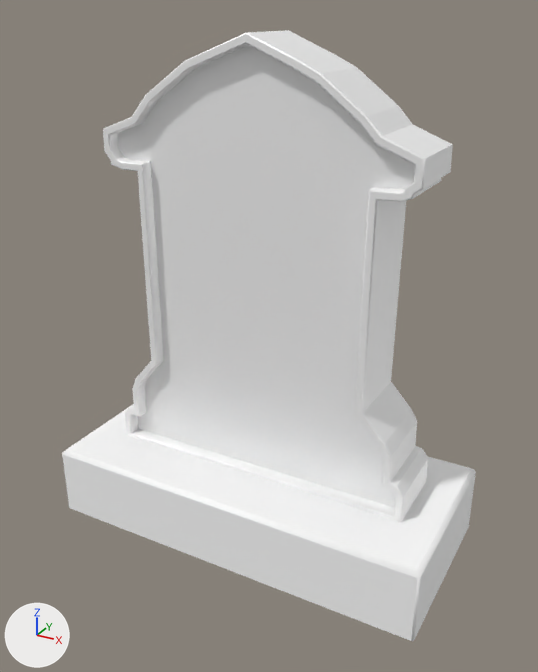
Two versions of the FBX model Dead-End Janitor/Assets/Grave1.fbx, one commit apart.
One viewpoint serves both versions: a camera (50 mm lens) standing at (0.27, -1.528, 1.349) and looking at (-0.607, 0.067, 0.552). Arrows for +X, +Y and +Z are at lower left; the lights stay in place. Where no turn or scale is listed for an object, it has been applied to the vertices. Vertices at the same position are counted once.

The older version as bpy lines, for what is in view:
```python
me_mesh_022 = bpy.data.meshes.new('Mesh.022')
me_mesh_022.from_pydata(...)  # 28 vertices, 26 faces; spans x -0.553..0.553, y -0.253..0.253, z -0.1..0.109
me_mesh_022.materials.append(mat_marble_03)  # white #ffffff
me_mesh_023 = bpy.data.meshes.new('Mesh.023')
me_mesh_023.from_pydata(...)  # 204 vertices, 172 faces; spans x -1.07..-0.184, y -0.003..0.2, z 0.139..1.301
me_mesh_023.materials.append(mat_marble_03_1)  # white #ffffff
ob_cube_3 = bpy.data.objects.new('Cube_3', me_mesh_022)
ob_cube_3.location = (-0.633, 0.087, 0.04)
ob_extrude_6 = bpy.data.objects.new('Extrude_6', me_mesh_023)
ob_extrude_6.location = (0.0, 0.0, 0.0)
```
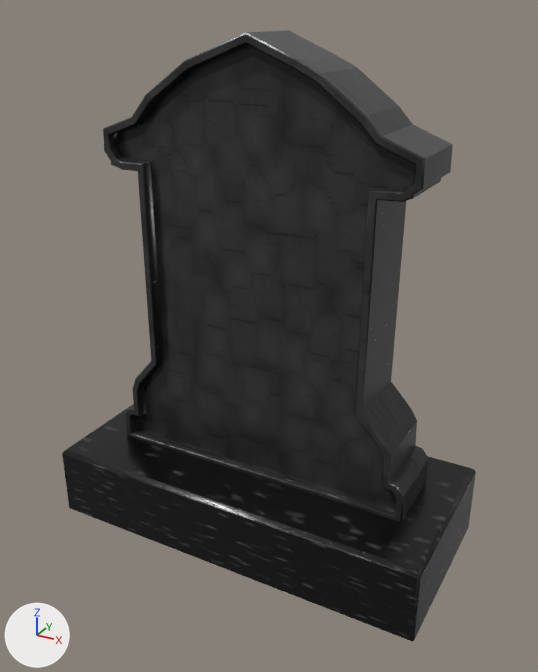
The change, as a diff of the scene's bpy script:
```diff
--- a/Dead-End Janitor/Assets/Grave1.fbx.py
+++ b/Dead-End Janitor/Assets/Grave1.fbx.py
@@ img_gravetoptxture_png @@
+img_gravetoptxture_png = load_image('gravetoptxture.png', '_unpacked/gravetoptxture.png', 1024, 1024, 'sRGB')
@@ img_stonetexture_png @@
+img_stonetexture_png = load_image('stonetexture.png', '_unpacked/stonetexture.png', 1024, 1024, 'sRGB')
@@ mat_marble_03_003 @@
+mat_marble_03_003 = principled_material('Marble 03.003')
+mat_marble_03_003.texture = img_gravetoptxture_png  # with its transparency
+mat_marble_03_003.metallic = 0.2
+mat_marble_03_003.roughness = 0.275
@@ mat_marble_03_002 @@
+mat_marble_03_002 = principled_material('Marble 03.002')
+mat_marble_03_002.texture = img_stonetexture_png  # with its transparency
+mat_marble_03_002.metallic = 0.2
+mat_marble_03_002.roughness = 0.275
@@ me_mesh_022 @@
 me_mesh_022.from_pydata(...)  # 28 vertices, 26 faces; spans x -0.553..0.553, y -0.253..0.253, z -0.1..0.109
-me_mesh_022.materials.append(mat_marble_03)  # white #ffffff
+me_mesh_022.materials.append(mat_marble_03_002)  # picture img_stonetexture_png
@@ me_mesh_023 @@
 me_mesh_023.from_pydata(...)  # 204 vertices, 172 faces; spans x -1.07..-0.184, y -0.003..0.2, z 0.139..1.301
 # used by ob_extrude_6; location = (0.0, 0.0, 0.0)
-me_mesh_023.materials.append(mat_marble_03_1)  # white #ffffff
+# me_mesh_023 part 1: texture (UV) coordinates of 172 of 172 faces, centred in x -1.07..-0.184, y -0.003..0.2, z 0.14..1.274, changed; they spanned u 0.0..1.0, v 0.0..1.0 and now span u 0.01..0.92, v 0.01..0.99
+me_mesh_023.materials.append(mat_marble_03_003)  # picture img_gravetoptxture_png
```

Changed parts and their boxes (x1, y1, x2, y2) in the pictures (538 x 672 px):
'Extrude_6', recoloured, surface changed (grey to black): (103, 30, 453, 522) in both
'Cube_3', recoloured (white to black): (62, 404, 476, 642) in both
